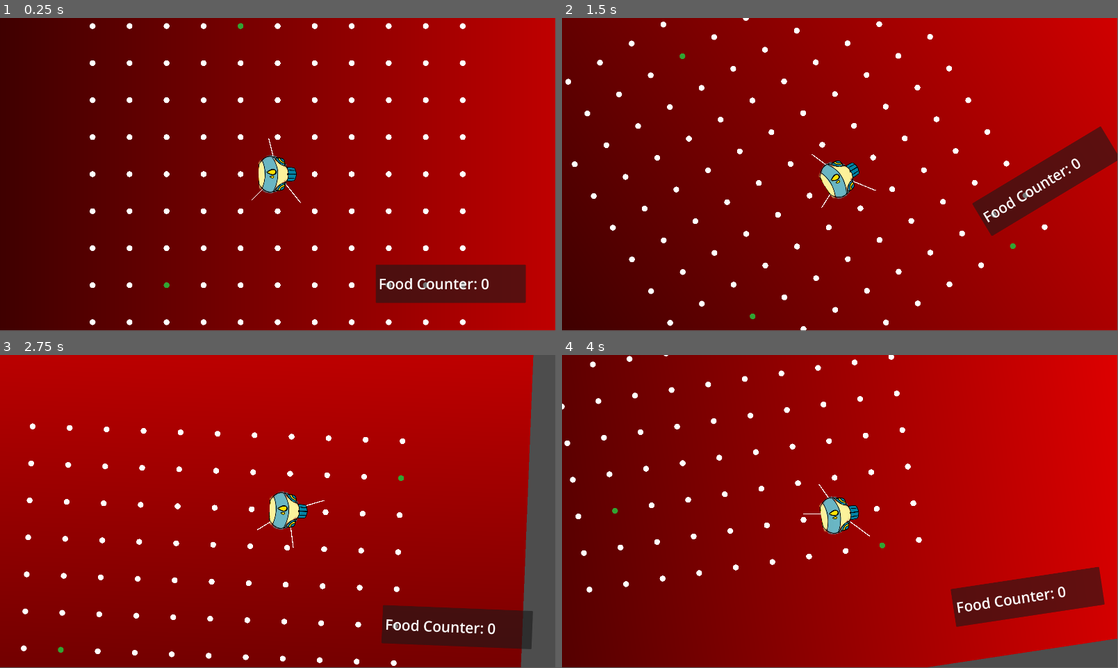
Above: before the commit, frames 1-4 (two rows, left to right).
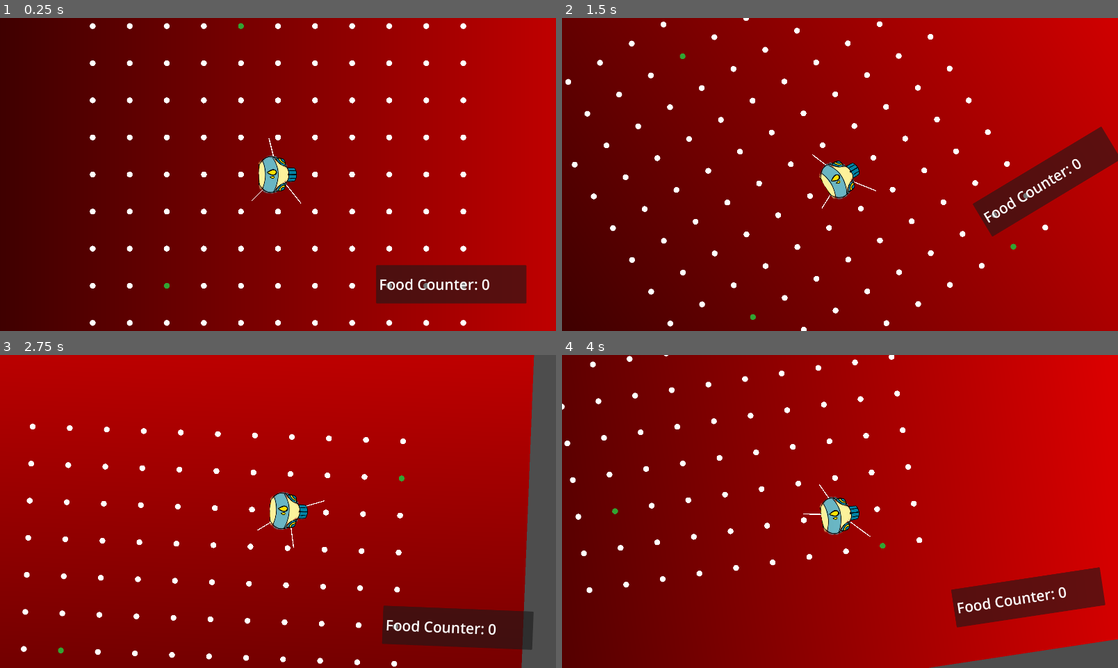
Above: after the commit, the same moments.

Repository: istamarahsan/s3rpent
Game: Godot game, scene res://root.tscn
The game is run twice, just before and just after one commit, with the same random seed, the same clock (stepped at 60 frames per second) and the same inputs.
Inputs:
- Up to frame 1 (0.25 s): no input
- Up to frame 2 (1.5 s): tap Enter at 0.5 s; hold Right (ui_right) 0.53-1.28 s; hold Left (ui_left) from 1.28 s (still down)
- Up to frame 3 (2.75 s): release Left (ui_left) at 2.03 s; hold Right (ui_right) from 2.03 s (still down)
- Up to frame 4 (4 s): release Right (ui_right) at 3.53 s; hold Left (ui_left) from 3.53 s (still down)
In our replay, the window is 799x449 before the commit and 800x450 after it. These sizes can differ from the game's own. Grey fills any space a smaller window leaves; there, only what the larger window draws over its background counts as a difference.

The runs differ from the first frame. In frame 1, 1.6% of the frame differs, in the area x 0-95%, y 1-100%; in frame 2, 1.5%; in frame 3, 1.5%; in frame 4, 1.4%.

Commit message:
Intro and Option
Option still need a lot of works. Intro just need to change the picture unless you are fine with skeleton this skeleton image. I don't know how to write a script for changing the resolution

Diff:
--- /dev/null
+++ b/ResSize.gd
@@ -0,0 +1,11 @@
+extends HBoxContainer
+
+
+# Called when the node enters the scene tree for the first time.
+func _ready():
+	pass # Replace with function body.
+
+
+# Called every frame. 'delta' is the elapsed time since the previous frame.
+func _process(delta):
+	pass
--- /dev/null
+++ b/intro.gd
@@ -0,0 +1,10 @@
+extends Node2D
+
+
+# Called when the node enters the scene tree for the first time.
+func _ready():
+	$AnimationPlayer.play("Fade In")
+	await get_tree().create_timer(6).timeout
+	$AnimationPlayer.play("Fade Out")
+	await get_tree().create_timer(3).timeout
+	get_tree().change_scene_to_file("res://Mainmenu.tscn")
--- /dev/null
+++ b/intro.tscn
@@ -0,0 +1,78 @@
+[gd_scene load_steps=7 format=3 uid="uid://d0p72yhugb7g1"]
+
+[ext_resource type="Script" path="res://intro.gd" id="1_61232"]
+[ext_resource type="Texture2D" uid="uid://dww036m0erw5o" path="res://deletethiswhenpublishing/bone.jpg" id="2_npiqb"]
+
+[sub_resource type="Animation" id="Animation_274ek"]
+resource_name = "Fade In"
+length = 3.0
+tracks/0/type = "value"
+tracks/0/imported = false
+tracks/0/enabled = true
+tracks/0/path = NodePath("ColorRect:color")
+tracks/0/interp = 1
+tracks/0/loop_wrap = true
+tracks/0/keys = {
+"times": PackedFloat32Array(1, 3),
+"transitions": PackedFloat32Array(1, 1),
+"update": 0,
+"values": [Color(0, 0, 0, 1), Color(0, 0, 0, 0)]
+}
+
+[sub_resource type="Animation" id="Animation_f8f82"]
+length = 0.001
+tracks/0/type = "value"
+tracks/0/imported = false
+tracks/0/enabled = true
+tracks/0/path = NodePath("ColorRect:color")
+tracks/0/interp = 1
+tracks/0/loop_wrap = true
+tracks/0/keys = {
+"times": PackedFloat32Array(0),
+"transitions": PackedFloat32Array(1),
+"update": 0,
+"values": [Color(0, 0, 0, 1)]
+}
+
+[sub_resource type="Animation" id="Animation_cue68"]
+resource_name = "Fade Out"
+length = 3.0
+tracks/0/type = "value"
+tracks/0/imported = false
+tracks/0/enabled = true
+tracks/0/path = NodePath("ColorRect:color")
+tracks/0/interp = 1
+tracks/0/loop_wrap = true
+tracks/0/keys = {
+"times": PackedFloat32Array(0, 2),
+"transitions": PackedFloat32Array(1, 1),
+"update": 0,
+"values": [Color(0, 0, 0, 0), Color(0, 0, 0, 1)]
+}
+
+[sub_resource type="AnimationLibrary" id="AnimationLibrary_cxuxp"]
+_data = {
+"Fade In": SubResource("Animation_274ek"),
+"Fade Out": SubResource("Animation_cue68"),
+"RESET": SubResource("Animation_f8f82")
+}
+
+[node name="Node2D" type="Node2D"]
+script = ExtResource("1_61232")
+
+[node name="Sprite2D" type="Sprite2D" parent="."]
+position = Vector2(967, 545)
+scale = Vector2(1.87109, 1.09462)
+texture = ExtResource("2_npiqb")
+
+[node name="ColorRect" type="ColorRect" parent="."]
+offset_left = -143.0
+offset_top = -64.0
+offset_right = 2103.0
+offset_bottom = 1141.0
+color = Color(0, 0, 0, 1)
+
+[node name="AnimationPlayer" type="AnimationPlayer" parent="."]
+libraries = {
+"": SubResource("AnimationLibrary_cxuxp")
+}
--- /dev/null
+++ b/options.gd
@@ -0,0 +1,34 @@
+extends Control
+@onready var resoption=$Container2/ResSize/OptionButton
+var resolution: Dictionary={"1920x1080":Vector2i(1920,1080),
+							"1600x900":Vector2i(1600,900)
+
+
+
+							}
+
+# Called when the node enters the scene tree for the first time.
+func _ready():
+	AddResolutions()
+	pass # Replace with function body.
+
+
+# Called every frame. 'delta' is the elapsed time since the previous frame.
+func AddResolutions():
+	for i in resolution:
+		resoption.add_item(i)
+
+
+func _process(delta):
+	pass
+
+
+func _on_option_button_item_selected(index):
+	#var size=resolution.get(resoption.get_item_text(index))
+	#get_tree().root.content_scale_mode
+	#get_window().size
+	if Engine.is_editor_hint:
+		var screen_size = DisplayServer.screen_get_size()
+		Window.MODE_WINDOWED
+		get_window().size=resoption
+	pass # Replace with function body.
--- /dev/null
+++ b/options.tscn
@@ -0,0 +1,102 @@
+[gd_scene load_steps=4 format=3 uid="uid://bm5mstefu26au"]
+
+[ext_resource type="Script" path="res://options.gd" id="1_k4wnr"]
+[ext_resource type="FontFile" uid="uid://bp8je8liwpxim" path="res://energear-font/Energear-RqvV.ttf" id="1_vook6"]
+[ext_resource type="FontFile" uid="uid://dcrt5pq527yy2" path="res://drexs-font/Drexs-51Pp8.otf" id="2_jtlqh"]
+
+[node name="options" type="Control"]
+layout_mode = 3
+anchors_preset = 15
+anchor_right = 1.0
+anchor_bottom = 1.0
+grow_horizontal = 2
+grow_vertical = 2
+script = ExtResource("1_k4wnr")
+
+[node name="BackgroundColor" type="ColorRect" parent="."]
+layout_mode = 1
+anchors_preset = 15
+anchor_right = 1.0
+anchor_bottom = 1.0
+grow_horizontal = 2
+grow_vertical = 2
+color = Color(0.141176, 0, 0.345098, 1)
+
+[node name="Container" type="VBoxContainer" parent="."]
+layout_mode = 1
+anchors_preset = 5
+anchor_left = 0.5
+anchor_right = 0.5
+offset_left = -252.0
+offset_right = 252.0
+offset_bottom = 104.0
+grow_horizontal = 2
+alignment = 1
+
+[node name="Label" type="Label" parent="Container"]
+layout_mode = 2
+size_flags_horizontal = 0
+theme_override_fonts/font = ExtResource("1_vook6")
+theme_override_font_sizes/font_size = 100
+text = "Options"
+
+[node name="Container2" type="VBoxContainer" parent="."]
+layout_mode = 1
+anchors_preset = -1
+anchor_left = 0.5
+anchor_top = 0.259
+anchor_right = 0.5
+anchor_bottom = 0.259
+offset_left = -676.5
+offset_top = -0.220001
+offset_right = 676.5
+offset_bottom = 520.78
+grow_horizontal = 2
+grow_vertical = 2
+alignment = 1
+
+[node name="ResSize" type="VBoxContainer" parent="Container2"]
+layout_mode = 2
+
+[node name="Label" type="Label" parent="Container2/ResSize"]
+layout_mode = 2
+size_flags_horizontal = 0
+size_flags_vertical = 0
+theme_override_fonts/font = ExtResource("2_jtlqh")
+theme_override_font_sizes/font_size = 80
+text = "Resolution"
+
+[node name="OptionButton" type="OptionButton" parent="Container2/ResSize"]
+layout_mode = 2
+
+[node name="BGAvol" type="VBoxContainer" parent="Container2"]
+layout_mode = 2
+
+[node name="Label2" type="Label" parent="Container2/BGAvol"]
+layout_mode = 2
+size_flags_horizontal = 0
+size_flags_vertical = 0
+theme_override_fonts/font = ExtResource("2_jtlqh")
+theme_override_font_sizes/font_size = 80
+text = "BGA Volume"
+
+[node name="HSlider" type="HSlider" parent="Container2/BGAvol"]
+layout_mode = 2
+value = 100.0
+
+[node name="SFXvol" type="VBoxContainer" parent="Container2"]
+layout_mode = 2
+
+[node name="Label3" type="Label" parent="Container2/SFXvol"]
+layout_mode = 2
+size_flags_horizontal = 0
+size_flags_vertical = 0
+theme_override_fonts/font = ExtResource("2_jtlqh")
+theme_override_font_sizes/font_size = 80
+text = "SFX Volume"
+
+[node name="HSlider" type="HSlider" parent="Container2/SFXvol"]
+layout_mode = 2
+value = 100.0
+
+[connection signal="item_selected" from="Container2/ResSize/OptionButton" to="." method="_on_option_button_item_selected"]
--- a/project.godot
+++ b/project.godot
@@ -12,13 +12,15 @@
 
 config/name="untitled-cybersnek"
 run/main_scene="res://root.tscn"
-config/features=PackedStringArray("4.0", "Mobile")
+config/features=PackedStringArray("4.1", "Mobile")
 config/icon="res://icon.svg"
 
 [display]
 
 window/size/viewport_width=1920
 window/size/viewport_height=1080
+window/stretch/mode="viewport"
+window/stretch/aspect="ignore"
 
 [rendering]
 
Binary file added: deletethiswhenpublishing/bone.jpg
Not shown, added: deletethiswhenpublishing/bone.jpg.import
